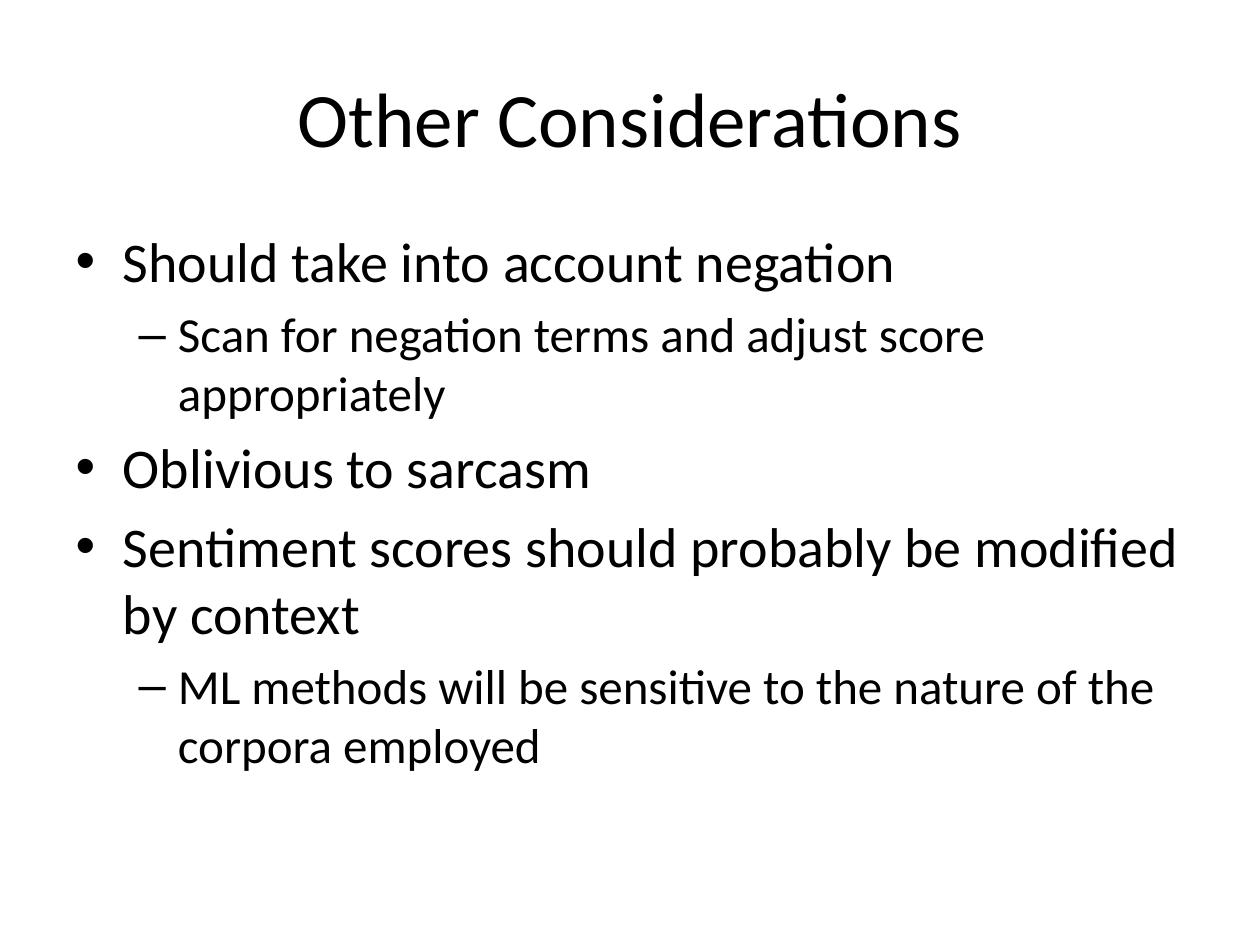
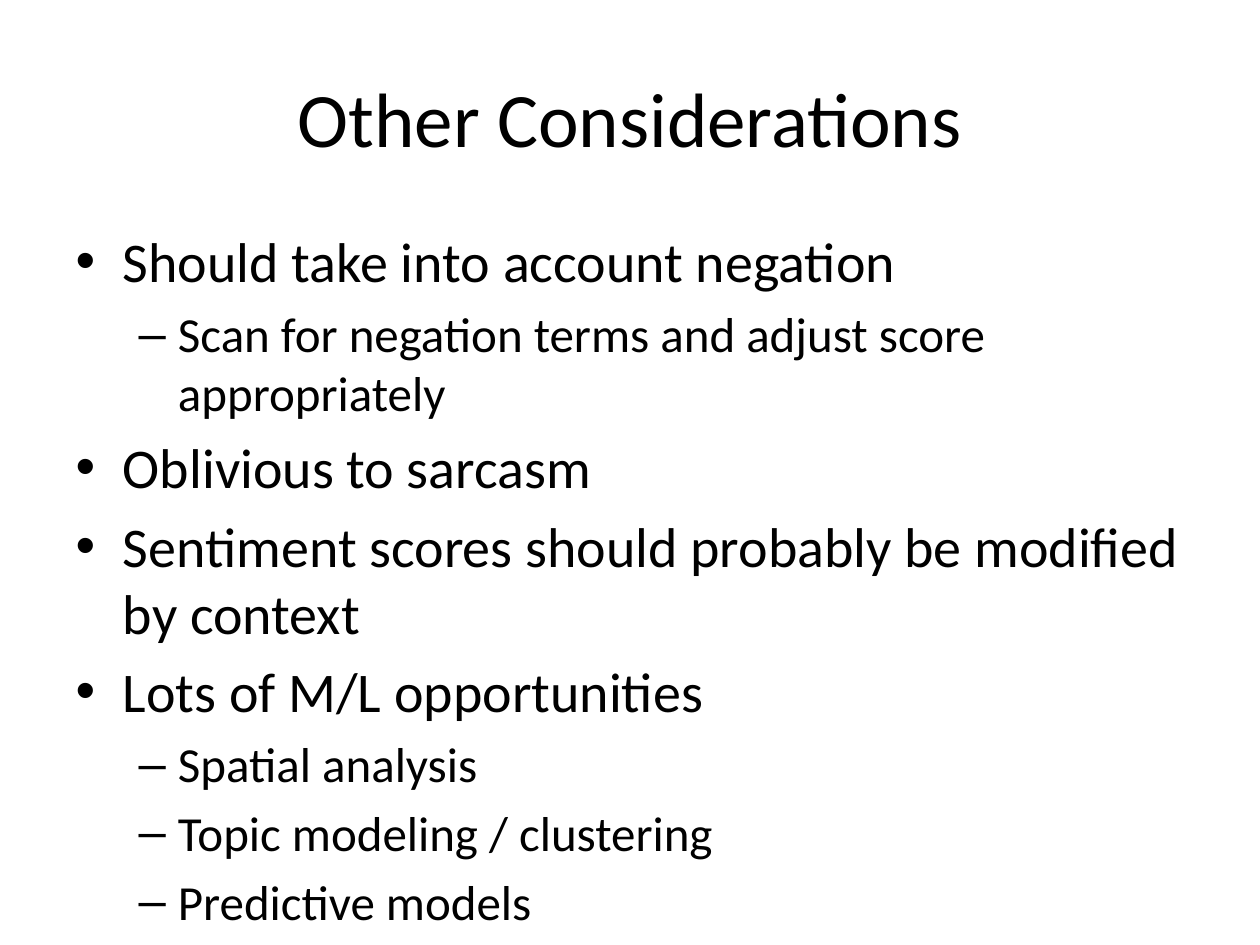
Before and after one commit to rajarshi/ctrug-tweet, a slide deck: slide 15 of ctrug.pptx (slide 13 before the commit). Drawn at 1260x945 pixels with LibreOffice and Linux fonts; fonts in the diff are those of the drawing. Boxes give left, top, right and bottom in pixels: in the first picture for what was removed or moved away, otherwise in the second. Text is boxed around its words. In the diff, an @@ line names an element or a change of style, - is before the commit and + after.

```diff
--- a/ctrug.pptx
+++ b/ctrug.pptx
@@ text at box(123, 673, 712, 921): text changed @@
-  – ML methods will be sensitive to the nature of the corpora employed
+• Lots of M/L opportunities
+  – Spatial analysis
+  – Topic modeling / clustering
+  – Predictive models
```
Also in this commit, not shown: 3 other slides changed, 2 slides added, 1 other file.
